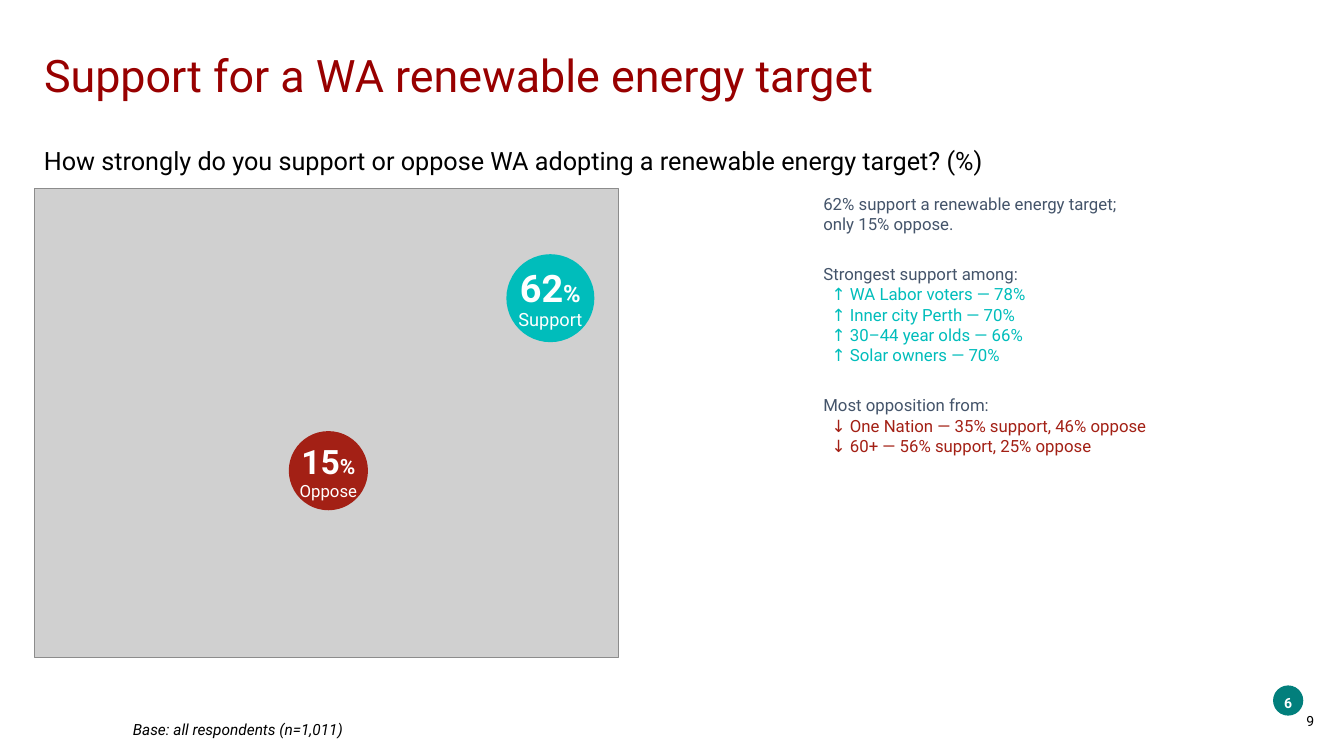
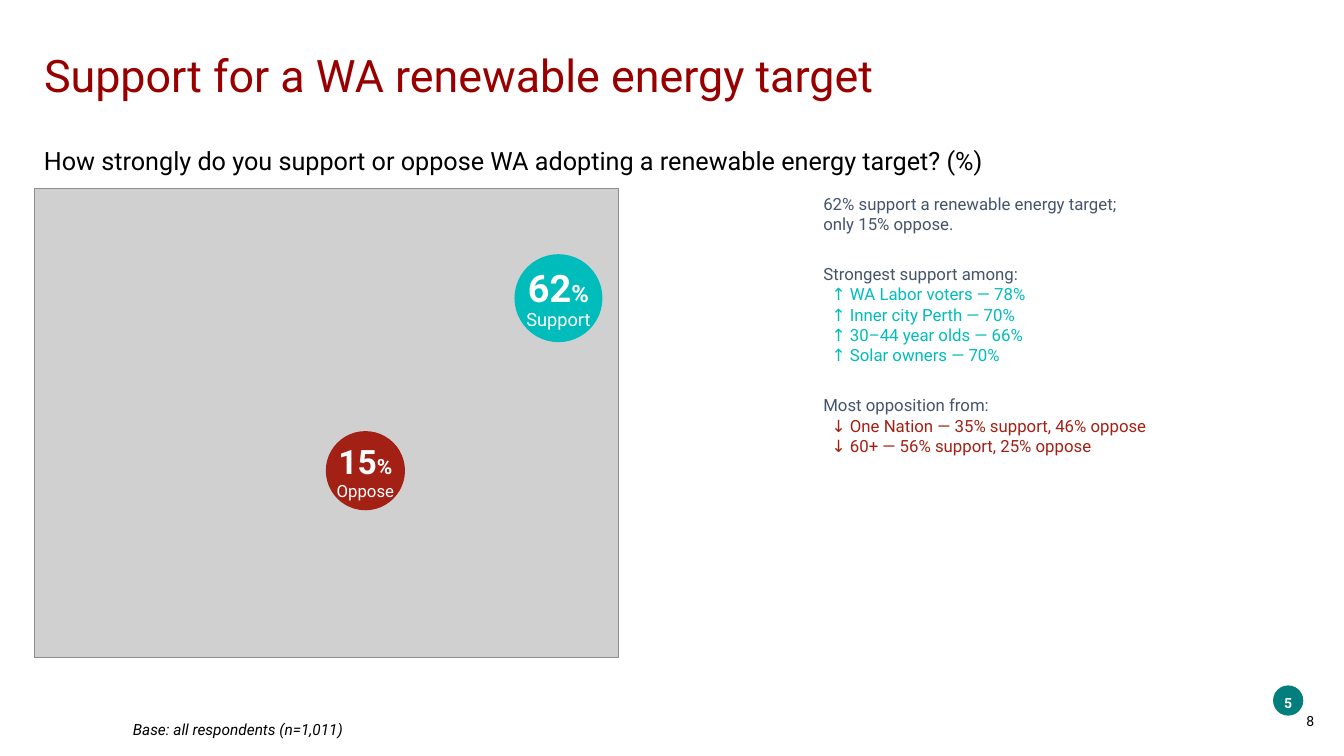
Before and after one commit to ThomasB4242/Test-1, a slide deck: slide 8 of sample_data/wa_energy_output.pptx (slide 9 before the commit). Drawn at 1344x756 pixels with LibreOffice and Linux fonts; fonts in the diff are those of the drawing; grey boxes stand for pictures; background and template pictures are left out. Boxes give left, top, right and bottom in pixels: in the first picture for what was removed or moved away, otherwise in the second. Text is boxed around its words. In the diff, an @@ line names an element or a change of style, - is before the commit and + after.

```diff
--- a/sample_data/wa_energy_output.pptx
+++ b/sample_data/wa_energy_output.pptx
@@ 2 texts, 1 ellipse: place and size @@
-2 texts, 1 ellipse at [506,254,594,342]
+2 texts, 1 ellipse at [514,254,602,342]
@@ 2 texts, 1 ellipse: place and size @@
-2 texts, 1 ellipse at [288,432,368,511]
+2 texts, 1 ellipse at [326,432,405,511]
@@ page number at [1306,716,1314,726]: text changed @@
-9
+8
```
Also in this commit, not shown: 3 other slides changed, 1 slide removed, 5 other files.
